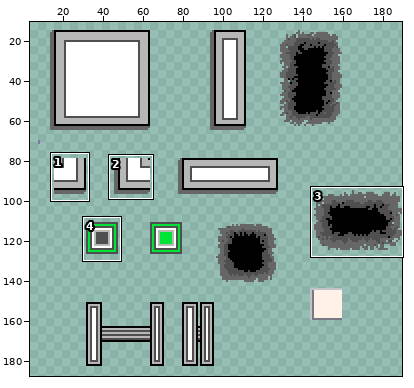
One commit to this sprite sheet: Assets/Art/Tilemap/Tilemap.png. Above, an overview of the earlier version with the close-up marked.
Close-up. First the earlier version:
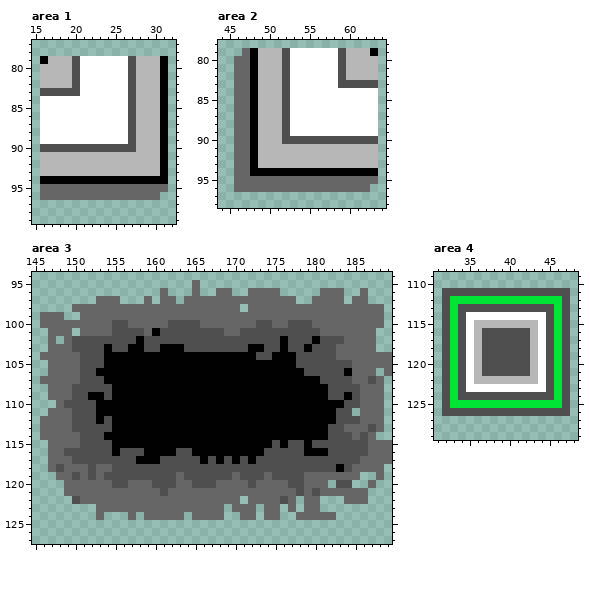
The file is 190x190 pixels. Colours within 5 levels of each other are drawn and written as one. Shown: area 1: x 15..32, y 77..99; area 2: x 44..64, y 78..98; area 3: x 145..189, y 94..127; area 4: x 31..48, y 109..129. The wide view leaves out empty margins. The commit also changed other parts of the picture, which this record leaves out.
The same view after the edit:
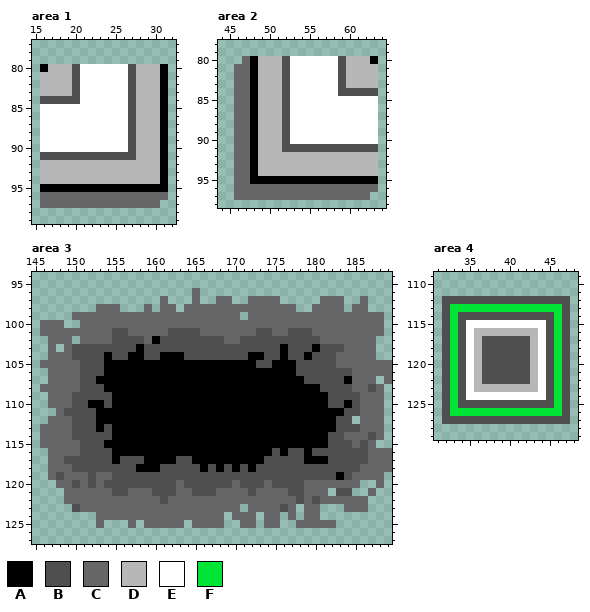
Palette (. is transparent): A #000000fd  B #4f4f4f  C #666666  D #b7b7b7fd  E #ffffff  F #00e436
Diff:
Changed rows in their new state; - is an unchanged pixel.
Area 1:
first column x 16:
 79 ................
 80 A---------------
 83 DDDD------------
 84 BBBBB-----------
first column x 16:
 90 EEEEEEEEEEE-----
 91 BBBBBBBBBBBB----
 94 DDDDDDDDDDDDDDD-
 95 AAAAAAAAAAAAAAAA
 96 ---------------C
 97 CCCCCCCCCCCCCCC-
Area 2:
first column x 46:
79 -.................
80 .----------------A
83 --------------DDDD
84 -------------BBBBB
first column x 46:
90 -------EEEEEEEEEEE
91 ------BBBBBBBBBBBB
94 ---DDDDDDDDDDDDDDD
95 --AAAAAAAAAAAAAAAA
96 -----------------C
97 CCCCCCCCCCCCCCCCC-
Area 3:
first column x 146:
 95 -------------------.------------------------
 96 ---------------.------..--....-----...--.---
 97 -------...---.--.-.-..--..----..--.----.----
 98 ----...---...-.--.-------C------..----.--..-
 99 ...-C--------------------.------------------
100 ---..----CC-----CCCC-------CC--CCC----------
101 C---C------CC-CC----CCC--CC--CC---C-------C-
102 --C-.CCCC---BCA--------CC-----B---BCCC------
103 --.-----B--B---BBB--------BB-----BA--B------
104 .---B----BB--BB---BBBBBBBB-A-B-B-A--------..
105 C--------------------------BB--------CC-----
106 -------B------------------------B-----B---C-
107 .------A-------------------------BB---A--C.C
108 C---C---A--------------------------B---C-B--
109 ------BB------------------------------B-----
110 -C-C--A-B---------------------------BBA-----
111 -.-B---------------------------------A-B----
112 .-------A------------------------------.----
113 -------A----------------------------A-BB-C--
114 ----B---B-----------------------------C-CBC-
115 C-------A--------------------A-AA-AA---C--..
116 ---CC-----AAA----AA---------A-A---BB--------
117 ---B-----A--B--AA--A-A-A-A-A-----AAA----B---
118 --C-BB-BB---AAA-----A-A-A-A----------B-B---C
119 -CB-C---C--------B------B---B----BBBBAB-CC--
120 --C-B-B-B--BBB----B---BB-B-B-BB-----CCCC-.C-
121 ---------BB---B-B--BBB----B----B--C-.BB..C--
122 ---CC----------B---------C----C-B-BCCC------
123 ----BCC----------------C-.-C--B-------CCC---
124 --------CCC-C-----C-----C------C.--..-------
125 -------C---C-CCCCC-CCCC--CC-CC--CCCCC-------
Area 4:
first column x 32:
111 ................
112 -BBBBBBBBBBBBBB-
113 --FFFFFFFFFFFF--
114 ---BBBBBBBBBB---
115 ----EEEEEEEE----
116 -----DDDDDD-----
first column x 32:
122 -----BBBBBB-----
123 ----DDDDDDDD----
124 ---EEEEEEEEEE---
125 --BBBBBBBBBBBB--
126 -FFFFFFFFFFFFFF-
127 BBBBBBBBBBBBBBBB
Changed places in both close-ups, as pixel boxes (x1, y1, x2, y2):
changed: (40, 56, 168, 104)
changed: (40, 144, 168, 208)
changed: (234, 48, 378, 96)
changed: (234, 136, 378, 200)
changed: (40, 280, 392, 528)
changed: (442, 288, 570, 336)
changed: (442, 376, 570, 424)
